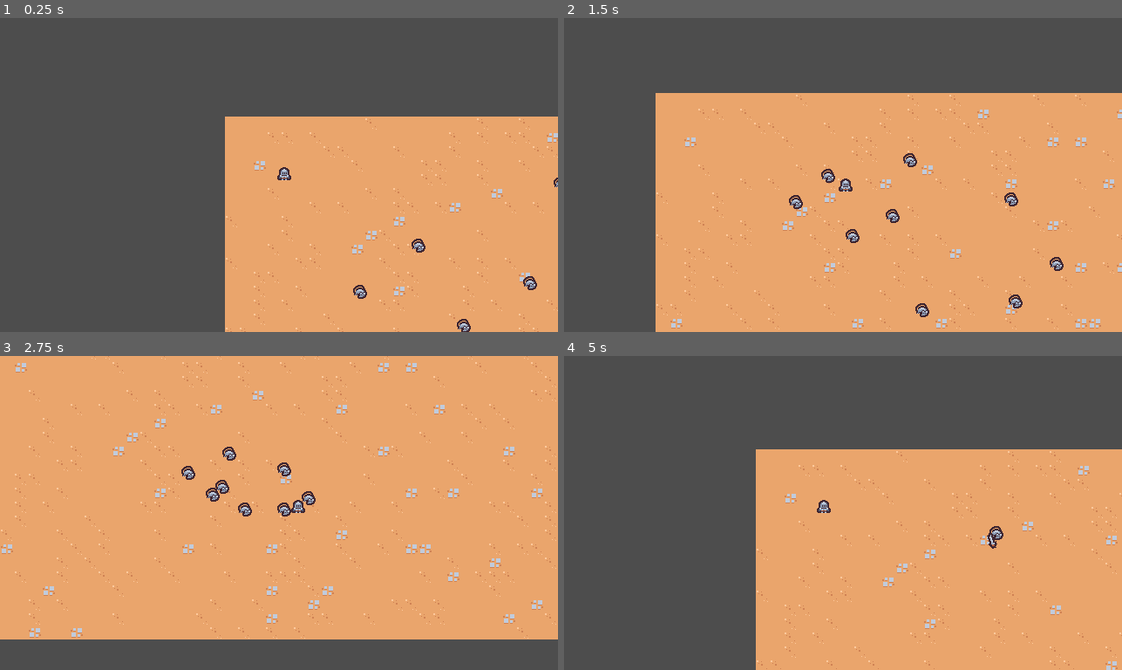
Above: before the commit, frames 1-4 (two rows, left to right).
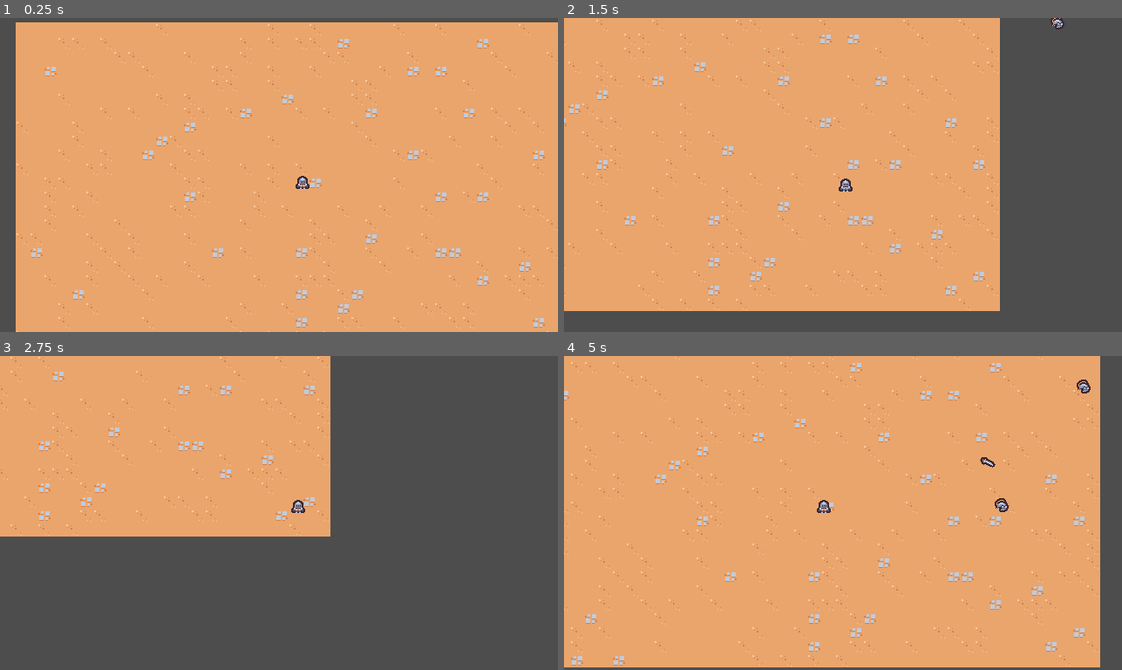
Above: after the commit, the same moments.

Repository: SugarF0x/2D-survivor-course
Game: Godot game, scene res://scenes/main/main.tscn
Same seed, same stepped clock (60 frames per second), same inputs: the game is played once before the commit and once after it.
Inputs:
- Up to frame 1 (0.25 s): no input
- Up to frame 2 (1.5 s): hold D (move_right) 0.53-1.28 s; hold S (move_down) from 1.28 s (still down)
- Up to frame 3 (2.75 s): release S (move_down) at 2.03 s; hold D (move_right) from 2.03 s (still down)
- Up to frame 4 (5 s): release D (move_right) at 2.78 s; hold W (move_up) 2.78-3.53 s; hold A (move_left) from 3.53 s (still down)

The runs differ from the first frame. In frame 1, 57% of the frame differs, in the area x 2-100%, y 1-100%; in frame 2, 53%; in frame 3, 58%, in the area x 0-100%, y 0-91%; in frame 4, 58%.

Commit message:
add enemy spawn mechanic

Diff:
--- a/scenes/ability/sword_ability/sword_ability.tscn
+++ b/scenes/ability/sword_ability/sword_ability.tscn
@@ -4,6 +4,45 @@
 
 [sub_resource type="RectangleShape2D" id="RectangleShape2D_tyjqd"]
 size = Vector2(30, 30)
+
+[sub_resource type="Animation" id="Animation_nq6l8"]
+length = 0.001
+tracks/0/type = "value"
+tracks/0/imported = false
+tracks/0/enabled = true
+tracks/0/path = NodePath("Sprite2D:rotation")
+tracks/0/interp = 1
+tracks/0/loop_wrap = true
+tracks/0/keys = {
+"times": PackedFloat32Array(0),
+"transitions": PackedFloat32Array(1),
+"update": 0,
+"values": [0.0]
+}
+tracks/1/type = "value"
+tracks/1/imported = false
+tracks/1/enabled = true
+tracks/1/path = NodePath("Sprite2D:scale")
+tracks/1/interp = 1
+tracks/1/loop_wrap = true
+tracks/1/keys = {
+"times": PackedFloat32Array(0),
+"transitions": PackedFloat32Array(1),
+"update": 0,
+"values": [Vector2(1, 1)]
+}
+tracks/2/type = "value"
+tracks/2/imported = false
+tracks/2/enabled = true
+tracks/2/path = NodePath("Area2D/CollisionShape2D:disabled")
+tracks/2/interp = 1
+tracks/2/loop_wrap = true
+tracks/2/keys = {
+"times": PackedFloat32Array(0),
+"transitions": PackedFloat32Array(1),
+"update": 1,
+"values": [true]
+}
 
 [sub_resource type="Animation" id="Animation_34ynl"]
 resource_name = "swing"
@@ -60,45 +99,6 @@
 "values": [true, false, true]
 }
 
-[sub_resource type="Animation" id="Animation_nq6l8"]
-length = 0.001
-tracks/0/type = "value"
-tracks/0/imported = false
-tracks/0/enabled = true
-tracks/0/path = NodePath("Sprite2D:rotation")
-tracks/0/interp = 1
-tracks/0/loop_wrap = true
-tracks/0/keys = {
-"times": PackedFloat32Array(0),
-"transitions": PackedFloat32Array(1),
-"update": 0,
-"values": [0.0]
-}
-tracks/1/type = "value"
-tracks/1/imported = false
-tracks/1/enabled = true
-tracks/1/path = NodePath("Sprite2D:scale")
-tracks/1/interp = 1
-tracks/1/loop_wrap = true
-tracks/1/keys = {
-"times": PackedFloat32Array(0),
-"transitions": PackedFloat32Array(1),
-"update": 0,
-"values": [Vector2(1, 1)]
-}
-tracks/2/type = "value"
-tracks/2/imported = false
-tracks/2/enabled = true
-tracks/2/path = NodePath("Area2D/CollisionShape2D:disabled")
-tracks/2/interp = 1
-tracks/2/loop_wrap = true
-tracks/2/keys = {
-"times": PackedFloat32Array(0),
-"transitions": PackedFloat32Array(1),
-"update": 1,
-"values": [true]
-}
-
 [sub_resource type="AnimationLibrary" id="AnimationLibrary_7yucl"]
 _data = {
 "RESET": SubResource("Animation_nq6l8"),
--- a/scenes/main/main.tscn
+++ b/scenes/main/main.tscn
@@ -3,7 +3,7 @@
 [ext_resource type="TileSet" uid="uid://mggajm5jt6xg" path="res://resources/tileset.tres" id="1_1ne6t"]
 [ext_resource type="PackedScene" uid="uid://dei4tj3rh8o4t" path="res://scenes/player/player.tscn" id="1_28pwl"]
 [ext_resource type="PackedScene" uid="uid://r4oaxkwc0e3p" path="res://scenes/game_camera/game_camera.tscn" id="1_cptub"]
-[ext_resource type="PackedScene" uid="uid://kgnidygil6s1" path="res://scenes/basic_enemy/basic_enemy.tscn" id="4_2ktso"]
+[ext_resource type="PackedScene" uid="uid://jsmhqhhyi5" path="res://scenes/manager/enemy_manager.tscn" id="4_7an0q"]
 
 [node name="Main" type="Node"]
 
@@ -15,31 +15,6 @@
 layer_0/tile_data = PackedInt32Array(65537, 0, 4, 131073, 0, 4, 196609, 0, 4, 262145, 0, 4, 262146, 0, 4, 327682, 0, 4, …(14079 unchanged characters)…
 
 [node name="Player" parent="." instance=ExtResource("1_28pwl")]
-position = Vector2(68, 73)
+position = Vector2(329, 191)
 
-[node name="BasicEnemy" parent="." instance=ExtResource("4_2ktso")]
-position = Vector2(239, 161)
-
-[node name="BasicEnemy2" parent="." instance=ExtResource("4_2ktso")]
-position = Vector2(165, 221)
-
-[node name="BasicEnemy3" parent="." instance=ExtResource("4_2ktso")]
-position = Vector2(288, 256)
-
-[node name="BasicEnemy4" parent="." instance=ExtResource("4_2ktso")]
-position = Vector2(367, 202)
-
-[node name="BasicEnemy5" parent="." instance=ExtResource("4_2ktso")]
-position = Vector2(404, 81)
-
-[node name="BasicEnemy6" parent="." instance=ExtResource("4_2ktso")]
-position = Vector2(519, 147)
-
-[node name="BasicEnemy7" parent="." instance=ExtResource("4_2ktso")]
-position = Vector2(508, 302)
-
-[node name="BasicEnemy8" parent="." instance=ExtResource("4_2ktso")]
-position = Vector2(381, 336)
-
-[node name="BasicEnemy9" parent="." instance=ExtResource("4_2ktso")]
-position = Vector2(565, 240)
+[node name="EnemyManager" parent="." instance=ExtResource("4_7an0q")]
--- /dev/null
+++ b/scenes/manager/enemy_manager.gd
@@ -0,0 +1,21 @@
+extends Node
+
+@export var basic_enemy_scene: PackedScene
+
+const SPAWN_RADIUS = 375
+
+
+func _ready():
+	$Timer.timeout.connect(on_timer_timeout)
+
+
+func on_timer_timeout():
+	var player = get_tree().get_first_node_in_group('player') as Node2D
+	if player == null: return
+
+	var random_direction = Vector2.RIGHT.rotated(randf_range(0, TAU))
+	var spawn_position = player.global_position + random_direction * SPAWN_RADIUS
+
+	var enemy = basic_enemy_scene.instantiate() as Node2D
+	get_parent().add_child(enemy)
+	enemy.global_position = spawn_position
--- /dev/null
+++ b/scenes/manager/enemy_manager.tscn
@@ -0,0 +1,11 @@
+[gd_scene load_steps=3 format=3 uid="uid://jsmhqhhyi5"]
+
+[ext_resource type="Script" path="res://scenes/manager/enemy_manager.gd" id="1_f0de2"]
+[ext_resource type="PackedScene" uid="uid://kgnidygil6s1" path="res://scenes/basic_enemy/basic_enemy.tscn" id="2_1erlr"]
+
+[node name="EnemyManager" type="Node"]
+script = ExtResource("1_f0de2")
+basic_enemy_scene = ExtResource("2_1erlr")
+
+[node name="Timer" type="Timer" parent="."]
+autostart = true
